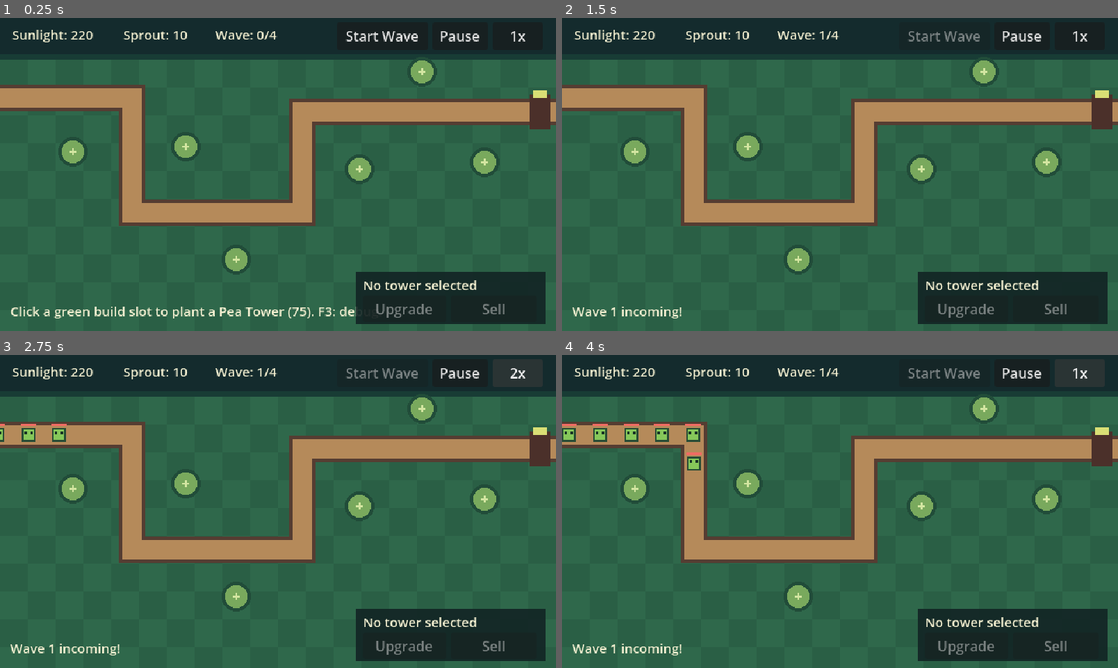
Above: before the commit, frames 1-4 (two rows, left to right).
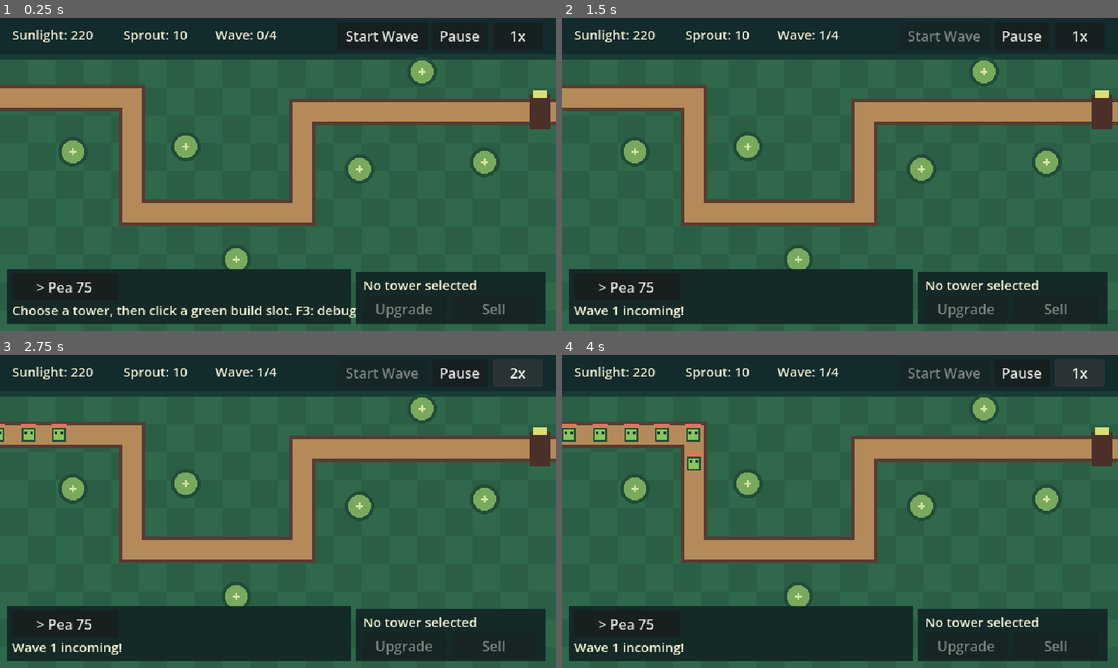
Above: after the commit, the same moments.

Repository: weepwood/sprout-guardians
Game: Godot game, scene res://scenes/main.tscn
Same seed, same stepped clock (60 frames per second), same inputs: the game is played once before the commit and once after it.
Inputs (mouse positions are in pixels of both pictures, inside the frame that each line leads up to):
- Up to frame 1 (0.25 s): no input
- Up to frame 2 (1.5 s): click (628, 287) at 0.5 s, where only the run after the commit has a clickable "> Pea 75"; click "Start Wave" at 1.25 s
- Up to frame 3 (2.75 s): click "1x" at 2 s
- Up to frame 4 (4 s): click "2x" at 2.75 s; click "3x" at 3.5 s

The runs differ from the first frame. In frame 1, 11% of the frame differs, in the area x 1-64%, y 80-98%; in frame 2, 11%; in frame 3, 11%; in frame 4, 11%.

Commit message:
feat: add three-tower build selection interface

Diff:
--- a/scripts/main.gd
+++ b/scripts/main.gd
@@ -12,6 +12,8 @@
 
 var towers_by_slot: Dictionary = {}
 var selected_tower: SproutTower = null
+var selected_build_tower_index: int = 0
+var tower_build_buttons: Array[Button] = []
 
 var coins_label: Label
 var lives_label: Label
@@ -36,6 +38,7 @@
     economy_system.setup(level_data.starting_coins)
     base_health_system.setup(level_data.base_health)
     _refresh_hud()
+    _refresh_build_buttons()
     queue_redraw()
 
 
@@ -164,10 +167,14 @@
     speed_button = _make_button(canvas, "1x", Vector2(567.0, 5.0), Vector2(58.0, 32.0))
     speed_button.pressed.connect(_cycle_speed)
 
-    hint_label = _make_label(canvas, Vector2(12.0, 326.0), Vector2(392.0, 26.0))
-    var tower_data: TowerData = level_data.get_tower(0)
-    var tower_cost: int = 0 if tower_data == null else tower_data.build_cost
-    hint_label.text = "Click a green build slot to plant a Pea Tower (%d). F3: debug." % tower_cost
+    var build_panel: ColorRect = ColorRect.new()
+    build_panel.color = Color(0.07, 0.14, 0.14, 0.90)
+    build_panel.position = Vector2(8.0, 289.0)
+    build_panel.size = Vector2(396.0, 63.0)
+    canvas.add_child(build_panel)
+
+    _create_build_buttons(canvas)
+    hint_label = _make_label(canvas, Vector2(14.0, 325.0), Vector2(384.0, 24.0))
 
     var tower_panel: ColorRect = ColorRect.new()
     tower_panel.color = Color(0.07, 0.14, 0.14, 0.90)
@@ -195,6 +202,20 @@
     restart_button.visible = false
 
     _update_tower_panel()
+
+
+func _create_build_buttons(parent: Node) -> void:
+    tower_build_buttons.clear()
+    var count: int = mini(3, level_data.available_towers.size())
+    for index: int in range(count):
+        var button: Button = _make_button(
+            parent,
+            "Tower",
+            Vector2(14.0 + float(index) * 128.0, 294.0),
+            Vector2(122.0, 27.0)
+        )
+        button.pressed.connect(_select_build_tower.bind(index))
+        tower_build_buttons.append(button)
 
 
 func _make_label(parent: Node, position_value: Vector2, size_value: Vector2) -> Label:
@@ -218,10 +239,40 @@
     return button
 
 
+func _select_build_tower(index: int) -> void:
+    if index < 0 or index >= level_data.available_towers.size():
+        return
+    selected_build_tower_index = index
+    _select_tower(null)
+    _refresh_build_buttons()
+
+    var tower_data: TowerData = level_data.get_tower(index)
+    if tower_data != null:
+        hint_label.text = "%s selected: %s" % [tower_data.display_name, tower_data.description]
+
+
+func _refresh_build_buttons() -> void:
+    for index: int in range(tower_build_buttons.size()):
+        var button: Button = tower_build_buttons[index]
+        var tower_data: TowerData = level_data.get_tower(index)
+        if tower_data == null:
+            button.disabled = true
+            button.text = "Unavailable"
+            continue
+        var short_name: String = tower_data.display_name
+        short_name = short_name.replace(" Tower", "").replace(" Lamp", "").replace(" Flower", "")
+        var prefix: String = "> " if index == selected_build_tower_index else ""
+        button.text = "%s%s %d" % [prefix, short_name, tower_data.build_cost]
+
+    var selected_data: TowerData = level_data.get_tower(selected_build_tower_index)
+    if hint_label != null and selected_data != null and hint_label.text.is_empty():
+        hint_label.text = "Choose a tower, then click a green build slot. F3: debug."
+
+
 func _build_tower(slot_index: int) -> void:
-    var tower_data: TowerData = level_data.get_tower(0)
+    var tower_data: TowerData = level_data.get_tower(selected_build_tower_index)
     if tower_data == null:
-        hint_label.text = "No tower data is configured for this level."
+        hint_label.text = "No tower data is configured for this build option."
         return
     if not economy_system.spend(tower_data.build_cost, &"build_tower"):
         return
